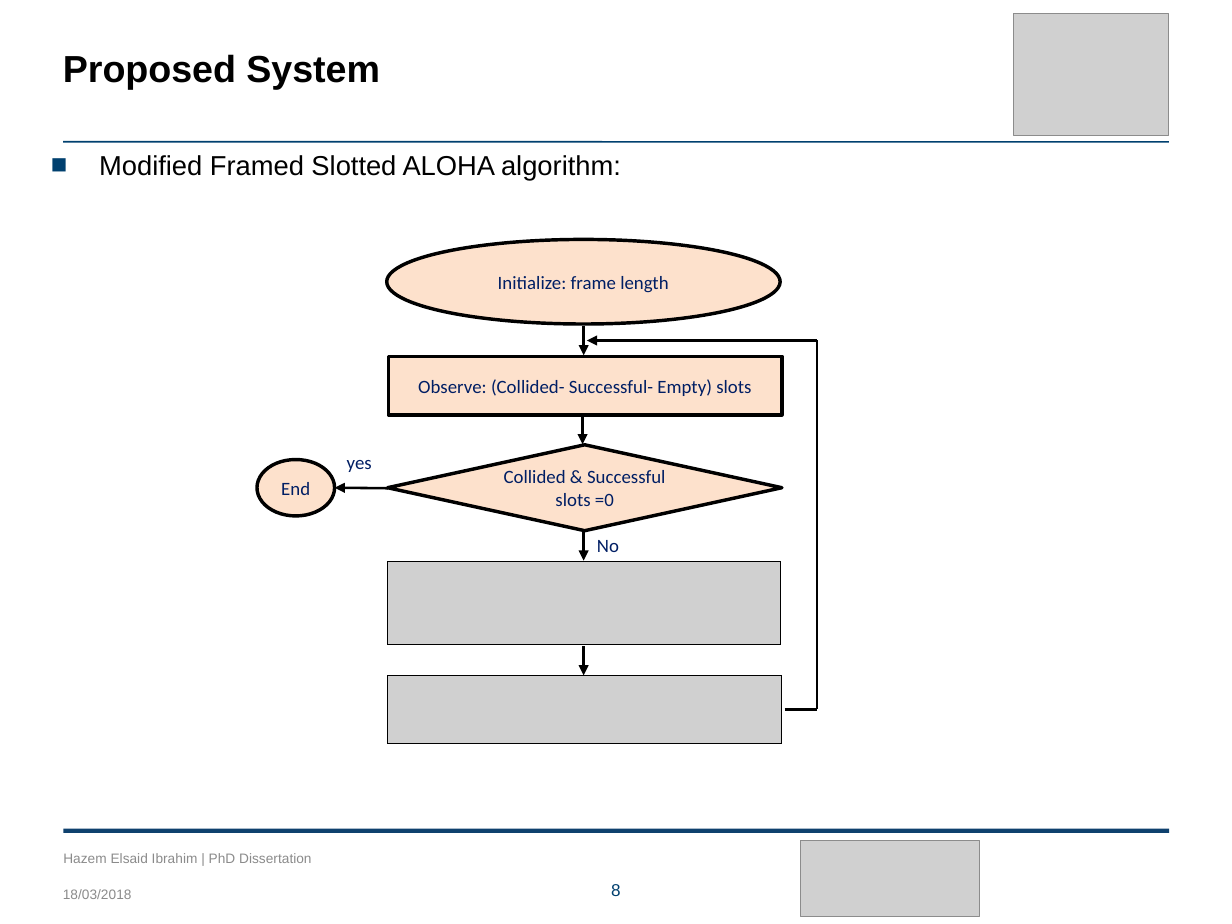
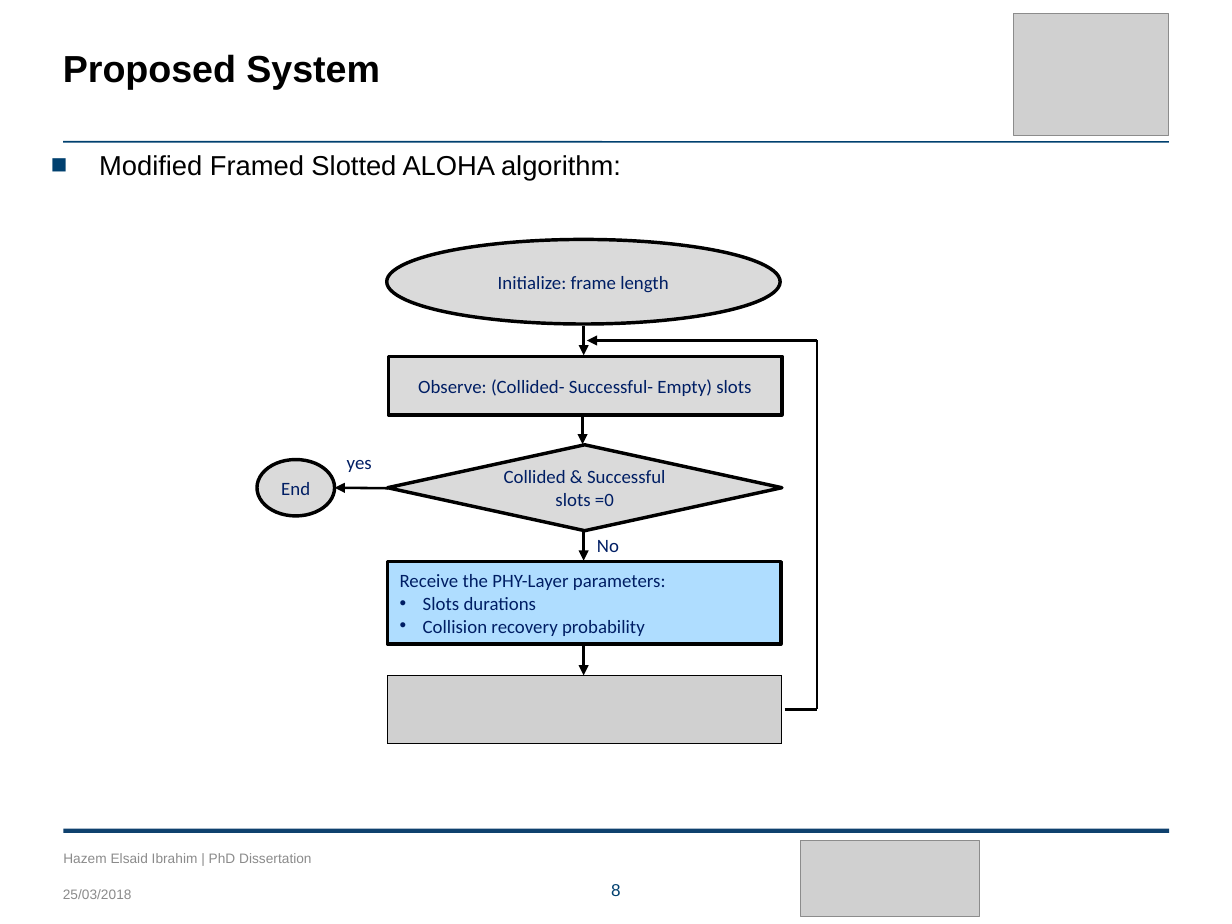
Before and after one commit to HazemAAhmed/Thesis, a slide deck: slide 8 of Final_presentation/Hazem_presentation.pptx. Drawn at 1232x924 pixels with LibreOffice and Linux fonts; fonts in the diff are those of the drawing; grey boxes stand for pictures; background and template pictures are left out. Boxes give left, top, right and bottom in pixels: in the first picture for what was removed or moved away, otherwise in the second. Text is boxed around its words. In the diff, an @@ line names an element or a change of style, - is before the commit and + after.

```diff
--- a/Final_presentation/Hazem_presentation.pptx
+++ b/Final_presentation/Hazem_presentation.pptx
@@ fill #FDE1CC to #DADADA in 4 elements at bbox=[387, 239, 780, 324], bbox=[388, 445, 782, 531], bbox=[257, 460, 335, 516], bbox=[388, 356, 781, 415] @@
@@ picture removed at bbox=[387, 562, 780, 644] @@
@@ rectangle added at bbox=[387, 562, 780, 644], fill #AFDDFF, outline #000000 2 pt, 11 pt, text #001E64 @@
+Receive the PHY-Layer parameters:
+• Slots durations
+• Collision recovery probability
@@ text at bbox=[63, 889, 132, 899]: text changed @@
-18/03/2018
+25/03/2018
```
Also in this commit, not shown: 33 other slides changed, 13 slides added, 6 other files.
